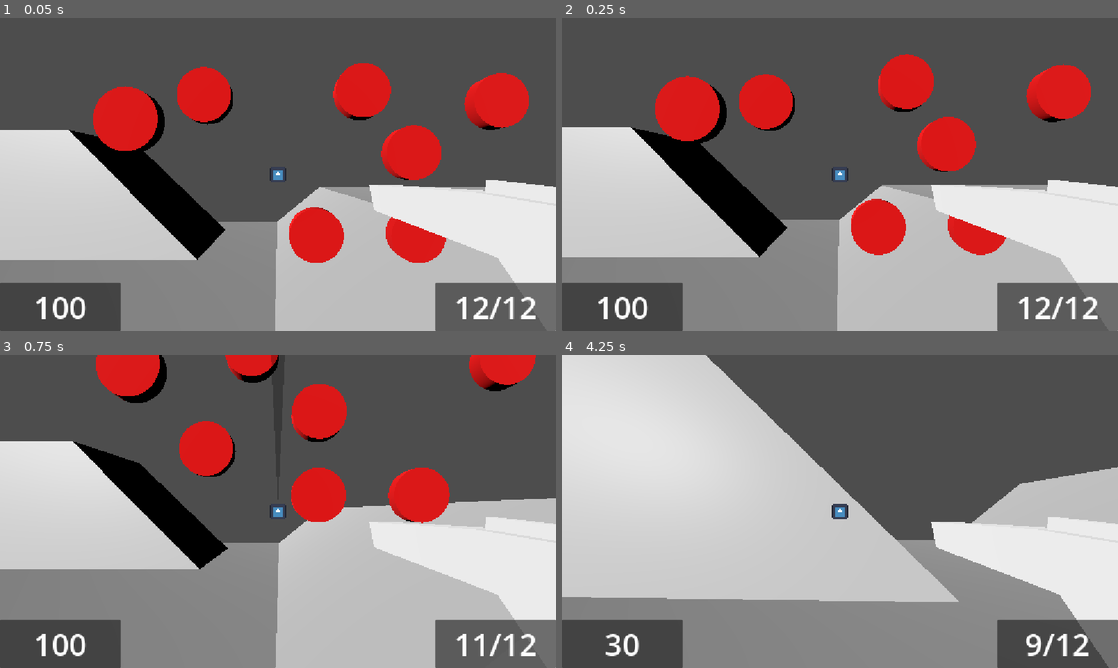
Above: before the commit, frames 1-4 (two rows, left to right).
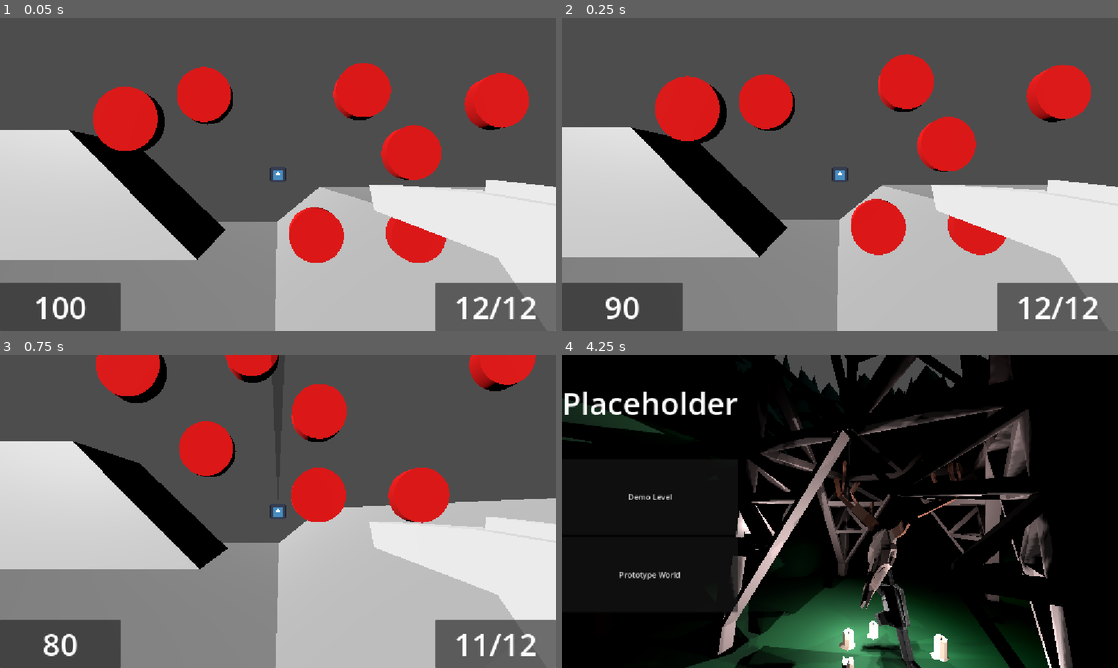
Above: after the commit, the same moments.

Repository: flowerFawn/unnamed-narrative-fps
Game: Godot game, scene res://prototyping/prototype world 2.tscn
Two runs of this game, one before a commit and one after it. Both use one fixed random seed, a clock stepped at 60 frames per second and the inputs below. This scene is started directly instead of the project's main scene. The engine's default icon, where the game draws it, is replaced by a stand-in: a white triangle on a blue panel in a dark square.
Inputs (mouse positions are in pixels of both pictures, inside the frame that each line leads up to):
- Up to frame 1 (0.05 s): no input
- Up to frame 2 (0.25 s): no input
- Up to frame 3 (0.75 s): move the mouse to (272, 517) at 0.52 s; press the mouse at (272, 517) at 0.53 s; hold W (Move Forward) from 0.53 s (still down)
- Up to frame 4 (4.25 s): tap Space (Jump) at 0.77, 1.52, 3.02, 3.77 s; move the mouse to (878, 514) at 1.27 s; release the mouse at (878, 514) at 1.28 s; tap Shift (Sprint) at 1.35, 2.85 s; move the mouse to (795, 508) at 2.02 s; press the mouse at (795, 508) at 2.03 s; move the mouse to (845, 511) at 2.77 s; release W (Move Forward) at 2.78 s; release the mouse at (845, 511) at 2.78 s; hold A (Strafe Left) 2.78-3.53 s; move the mouse to (817, 505) at 3.52 s; press the mouse at (817, 505) at 3.53 s; hold W (Move Forward) from 3.53 s (still down)

Frame 1 is identical in both runs. In frame 2, 0.4% of the frame differs, in the area x 6-16%, y 89-97%; in frame 3, 0.4%; in frame 4, 97%, in the area x 0-100%, y 0-100%.

Commit message:
enemies will now shoot while moving

Diff:
--- a/enemies/enemy.gd
+++ b/enemies/enemy.gd
@@ -122,6 +122,8 @@
 ##to save cycles. This is stored in a variable so it doesn't have to be recalculated
 ##each time. Assigned when the new weapon instance is created
 var minimum_comfortable_distance_squared:float
+##Actual range of weapon squared. Use to check when in range
+var weapon_range_distance_squared:float
 
 
 
@@ -151,6 +153,7 @@
 	desired_shooting_distance_squared = weapon.weapon_info.desired_shooting_distance ** 2
 	maximum_comfortable_distance_squared = weapon.weapon_info.maximum_comfortable_shooting_distance ** 2
 	minimum_comfortable_distance_squared = weapon.weapon_info.minimum_comfortable_shooting_distance ** 2
+	weapon_range_distance_squared = weapon.weapon_info.range ** 2
 	head.add_child(weapon)
 	weapon.reload_started.connect(mode_change_trigger_reload_started)
 	weapon.reload_finished.connect(mode_change_trigger_reload_finished)
@@ -173,7 +176,7 @@
 	check_for_state_change()
 	head.look_towards(last_known_player_position)
 	if is_shooting:
-		do_shooting()
+		consider_shooting()
 	match state:
 		EnemyState.WALKING:
 			moving_physics_process(delta)
@@ -322,7 +325,7 @@
 			goal_point = last_known_player_position
 		EnemyMode.STRATEGIC_POSITIONING:
 			is_pathfinding = true
-			is_shooting = false
+			is_shooting = true
 			match context:
 				ModeChangeContext.NA, ModeChangeContext.START:
 					goal_strategy_point = strategy_points.get_closest_point(global_position)
@@ -441,9 +444,16 @@
 
 #endregion
 
+
+func consider_shooting() -> void:
+	if distance_squared_to_player <= weapon_range_distance_squared:
+		attempt_shooting()
+
+
+
 ##If out of ammo, reload.
 ##Otherwise shoot if possible, and start enemy's own shot timer
-func do_shooting() -> void:
+func attempt_shooting() -> void:
 	if weapon.current_ammo == 0:
 		weapon.attempt_reload()
 	if has_line_of_sight and not is_on_shot_cooldown:
